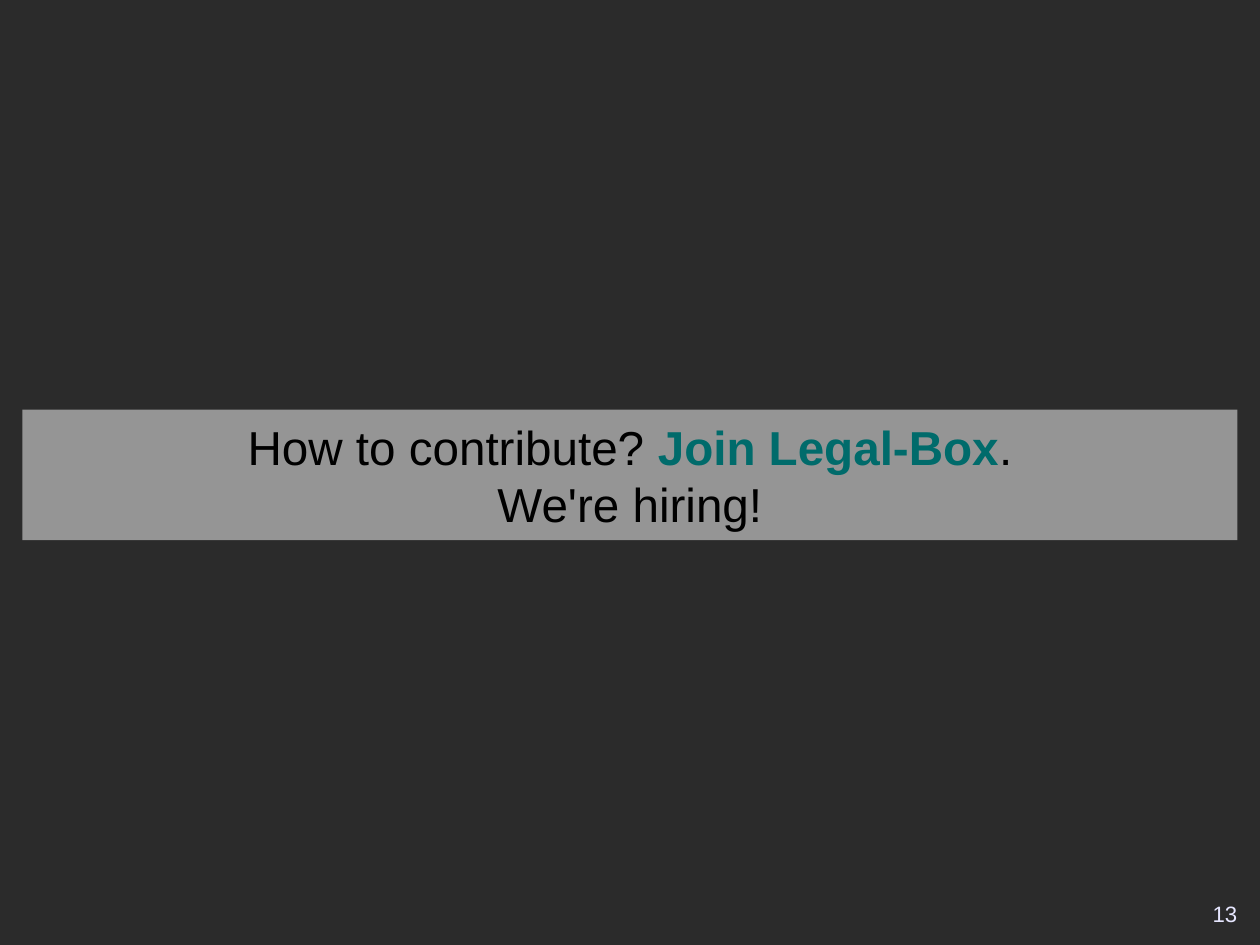
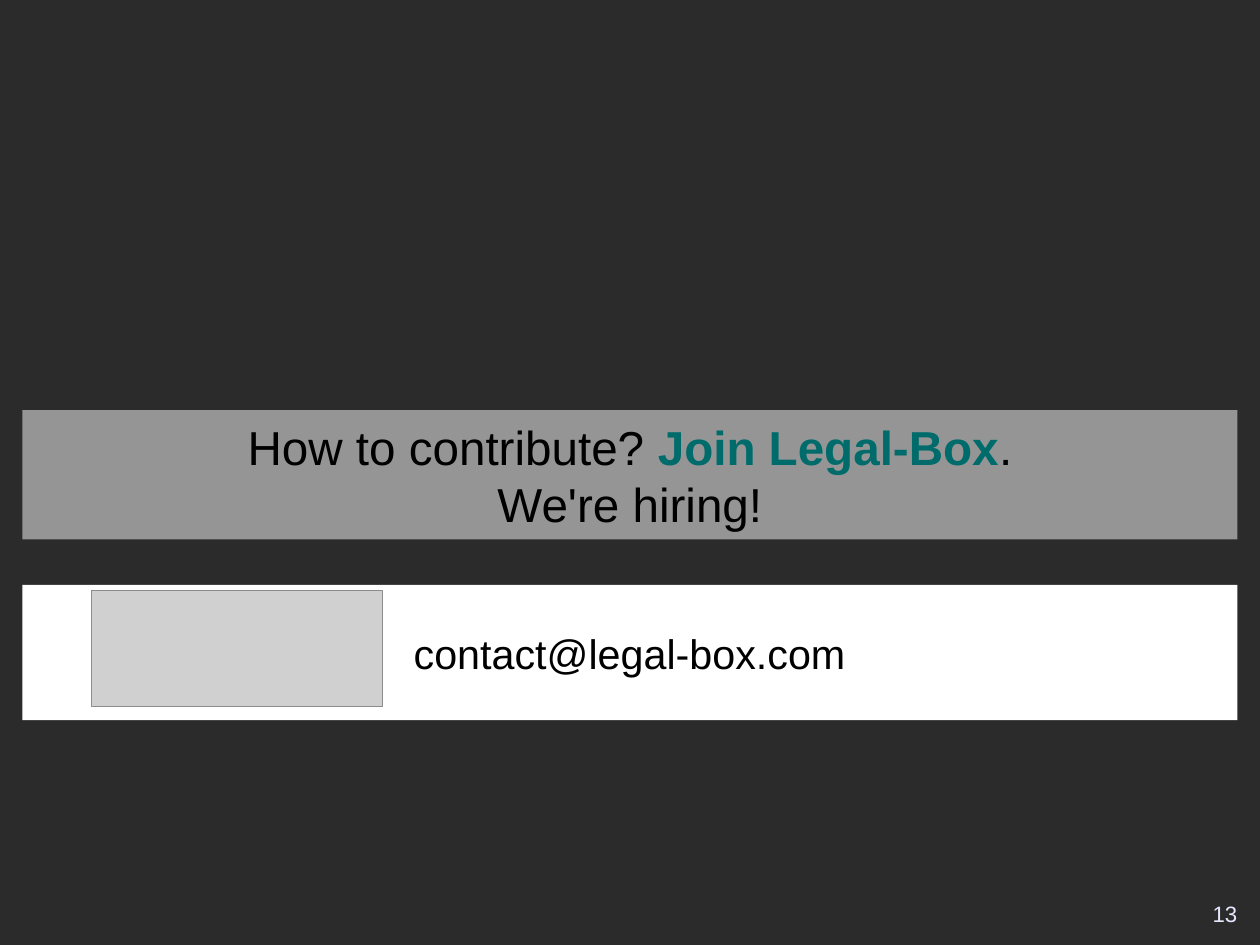
Before and after one commit to eric-brechemier/introduction_to_lb_js_scalableApp, a slide deck: slide 13 of introduction_to_lb_js_scalableApp.odp. Drawn at 1260x945 pixels with LibreOffice and Linux fonts; fonts in the diff are those of the drawing; grey boxes stand for pictures; background and template pictures are left out; a plain dark background stands for a picture behind light text. Boxes give left, top, right and bottom in pixels: in the first picture for what was removed or moved away, otherwise in the second. Text is boxed around its words. In the diff, an @@ line names an element or a change of style, - is before the commit and + after.

```diff
--- a/introduction_to_lb_js_scalableApp.odp
+++ b/introduction_to_lb_js_scalableApp.odp
@@ subtitle added at (23,585,1238,720), fill #FFFFFF, 26 pt, text #000000 @@
+contact@legal-box.com
@@ picture added at (91,590,383,707) @@
```
Also in this commit, not shown: 3 other slides changed, 1 slide added.
